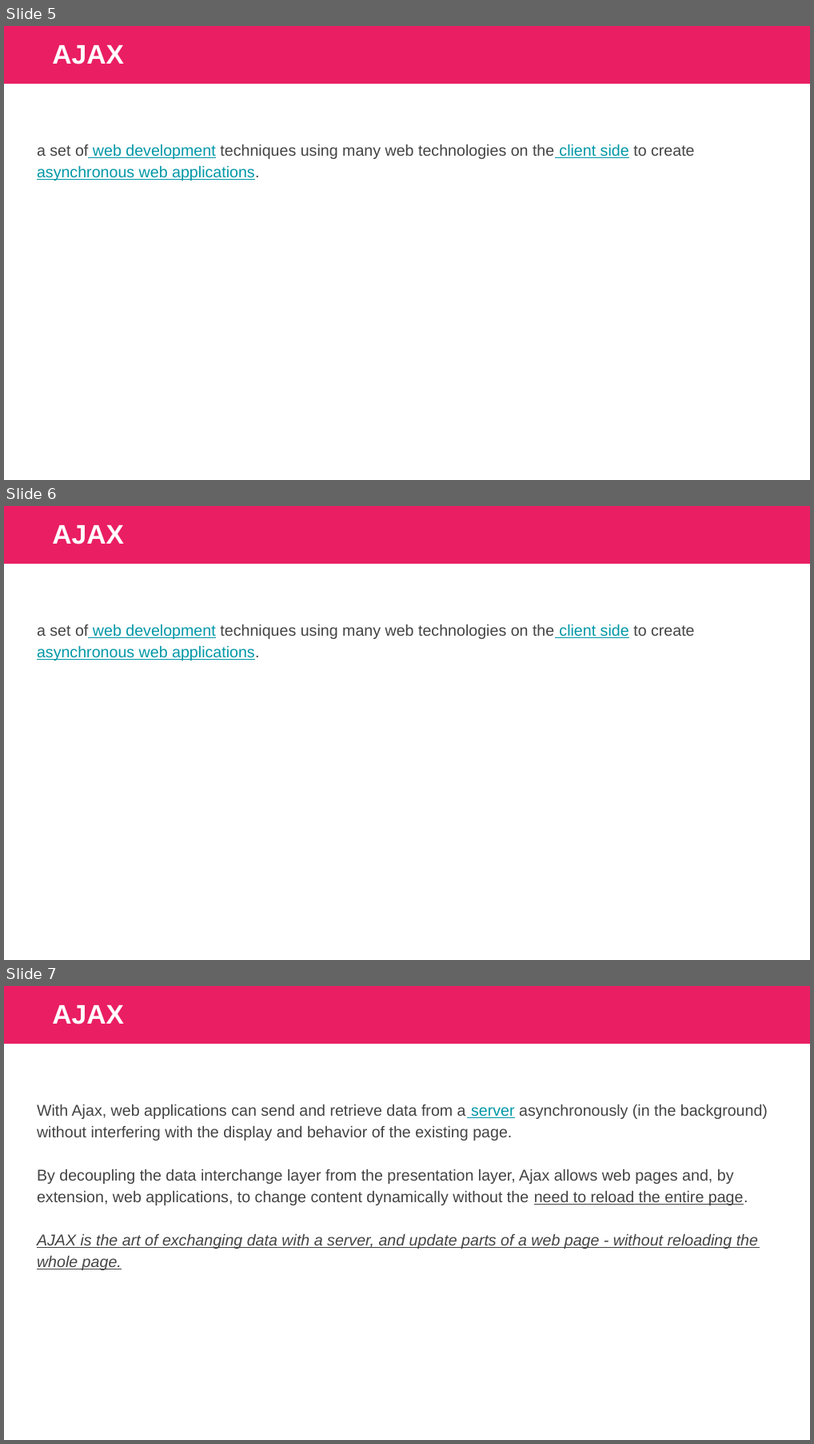
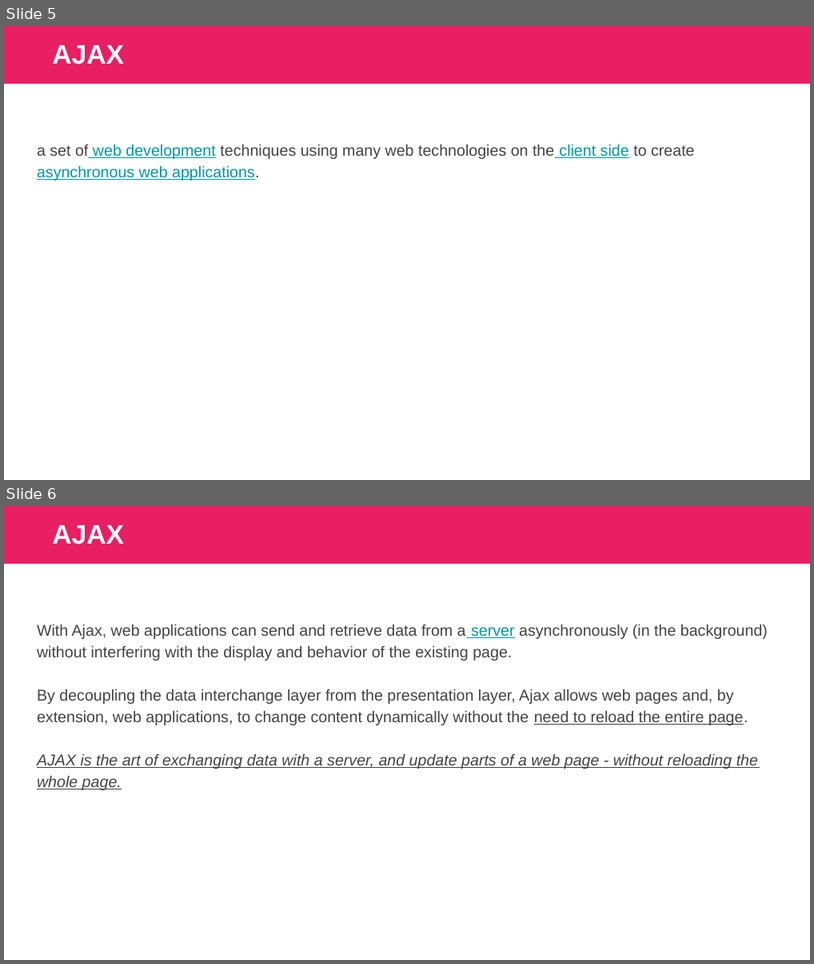
Before and after one commit to VratsaSoftware/php18, a slide deck: 03_JS/10_Ajax/Slides/json_ajax.pptx. Shown one above the other, each under a label of ours: slides 5, 6 and 7 before the commit, slides 5 and 6 after it. The pictures are 814x1444 and 814x964 pixels, drawn with LibreOffice and Linux fonts; fonts in the diff are those of the drawing. Boxes give left, top, right and bottom in pixels: in the first picture for what was removed or moved away, otherwise in the second. Text is boxed around its words. In the diff, an @@ line names an element or a change of style, - is before the commit and + after.

```diff
--- a/03_JS/10_Ajax/Slides/json_ajax.pptx
+++ b/03_JS/10_Ajax/Slides/json_ajax.pptx
@@ slide 6 removed at (4,506,810,960), background #FFFFFF @@
@@ rectangle removed at (4,506,810,564) @@
@@ text removed at (52,525,124,544) @@
-AJAX
@@ text removed at (37,624,695,660) @@
-a set of web development techniques using many web technologies on the client side to create asynchronous web applications.
@@ what was slide 7 is now slide 6 @@
```
Also in this commit, not shown: 1 other file.
